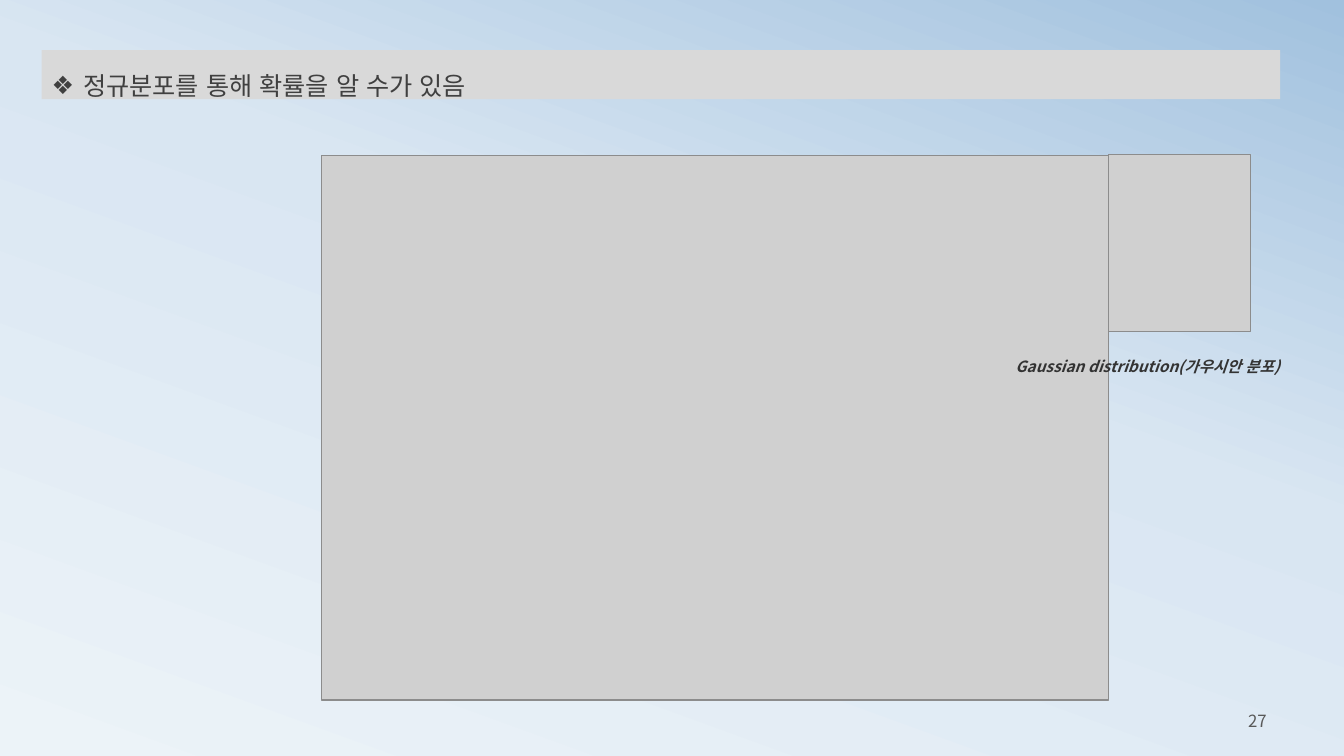
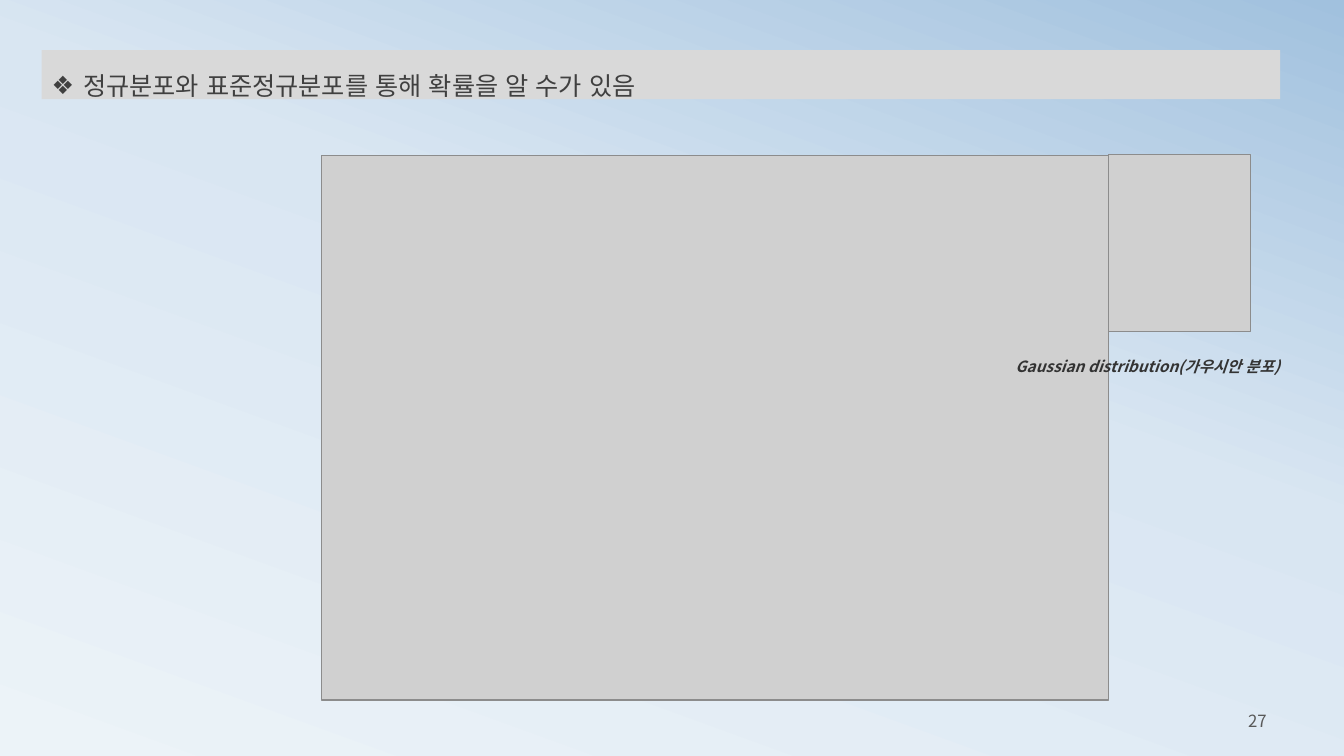
Before and after one commit to ancestor9/mathematics-for-machine-learning, a slide deck: slide 27 of 3_probability theory for machine learning.pptx. Drawn at 1344x756 pixels with LibreOffice and Linux fonts; fonts in the diff are those of the drawing; grey boxes stand for pictures. Boxes give left, top, right and bottom in pixels: in the first picture for what was removed or moved away, otherwise in the second. Text is boxed around its words. In the diff, an @@ line names an element or a change of style, - is before the commit and + after.

```diff
--- a/3_probability theory for machine learning.pptx
+++ b/3_probability theory for machine learning.pptx
@@ text in rectangle at bbox=[83, 74, 635, 97]: text changed @@
-❖ 정규분포를 통해 확률을 알 수가 있음
+❖ 정규분포와 표준정규분포를 통해 확률을 알 수가 있음
```
Also in this commit, not shown: 28 other slides changed, 5 slides added, 3 slides removed.
